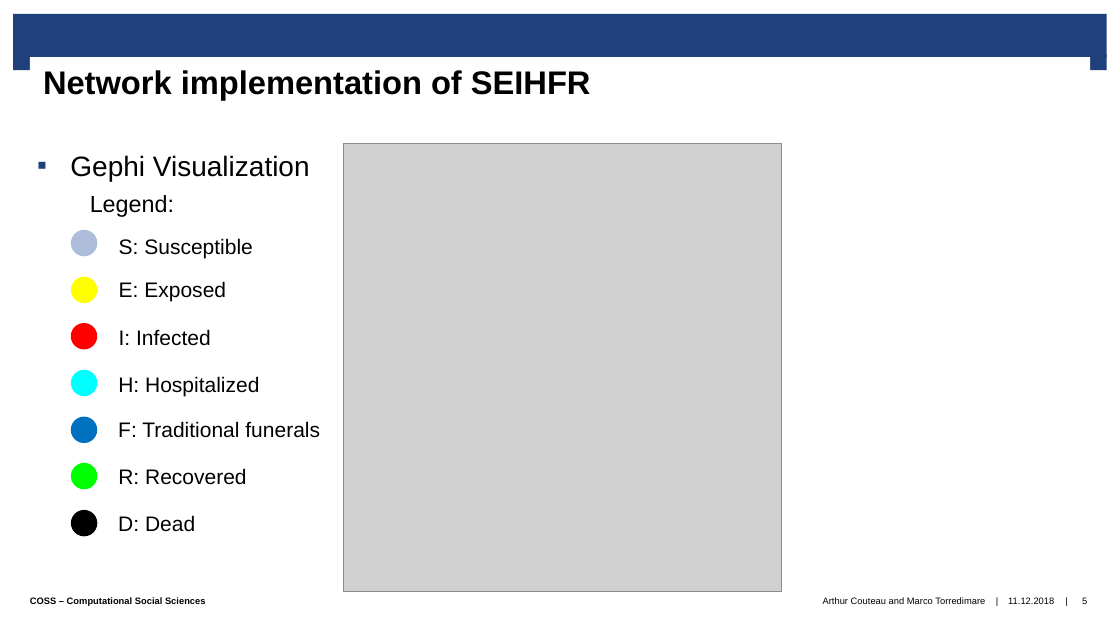
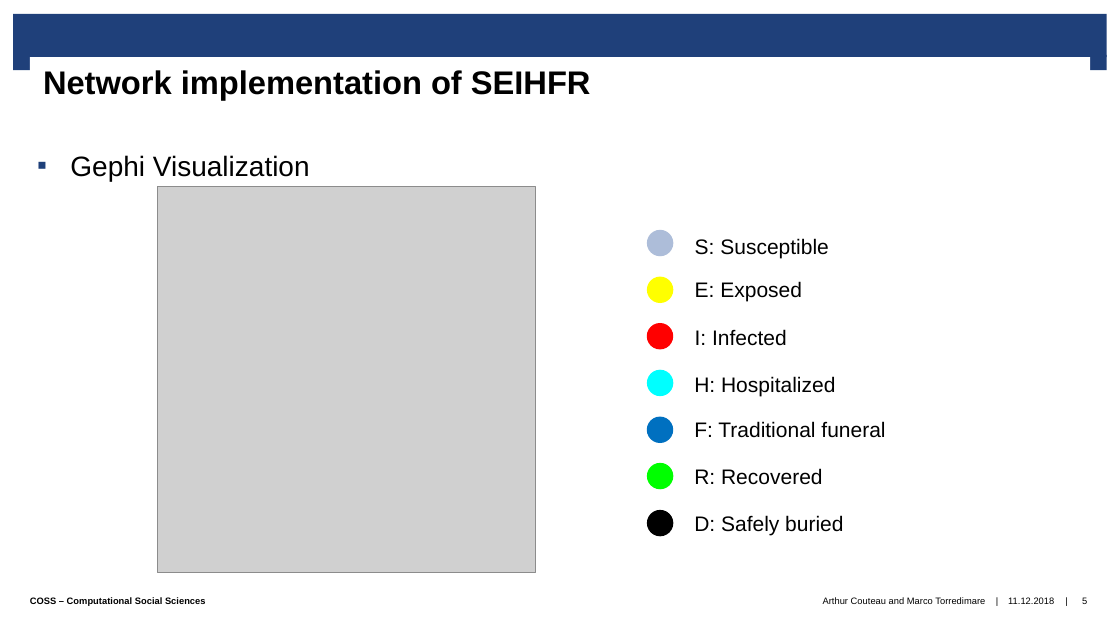
Before and after one commit to tasmaal/Are-you-SIRious-, a slide deck: slide 5 of final_presentation/Presentation.pptx. Drawn at 1120x630 pixels with LibreOffice and Linux fonts; fonts in the diff are those of the drawing; grey boxes stand for pictures; background and template pictures are left out. Boxes give left, top, right and bottom in pixels: in the first picture for what was removed or moved away, otherwise in the second. Text is boxed around its words. In the diff, an @@ line names an element or a change of style, - is before the commit and + after.

```diff
--- a/final_presentation/Presentation.pptx
+++ b/final_presentation/Presentation.pptx
@@ text removed at [90, 195, 174, 217] @@
-Legend:
@@ picture: place and size @@
-picture at [344, 144, 781, 592]
+picture at [157, 187, 535, 573]
@@ 5 texts, 1 ellipse: place and size @@
-5 texts, 1 ellipse at [71, 230, 259, 485]
+5 texts, 1 ellipse at [647, 230, 835, 485]
@@ ellipse removed at [71, 276, 97, 303] @@
@@ ellipse at [647, 276, 674, 303]: fill #00FFFF to #FFFF00 @@
@@ ellipse removed at [71, 323, 97, 350] @@
@@ ellipse at [647, 323, 674, 350]: fill #0070C0 to #FF0000 @@
@@ ellipse at [647, 370, 674, 397]: fill #00FF00 to #00FFFF @@
@@ 4 ellipses: place and size @@
-4 ellipses at [71, 370, 97, 537]
+4 ellipses at [647, 276, 674, 444]
@@ ellipse at [647, 417, 674, 444]: fill #000000 to #0070C0 @@
@@ text at [694, 421, 885, 438]: text changed @@
-F: Traditional funerals
+F: Traditional funeral
@@ ellipse added at [647, 463, 674, 490], fill #00FF00 @@
@@ text removed at [118, 515, 195, 532] @@
-D: Dead
@@ ellipse added at [647, 510, 674, 537], fill #000000 @@
@@ text added at [694, 515, 843, 535], 18 pt, text #000000 @@
+D: Safely buried
```
Also in this commit, not shown: 5 other slides changed, 1 slide removed, 2 other files.
